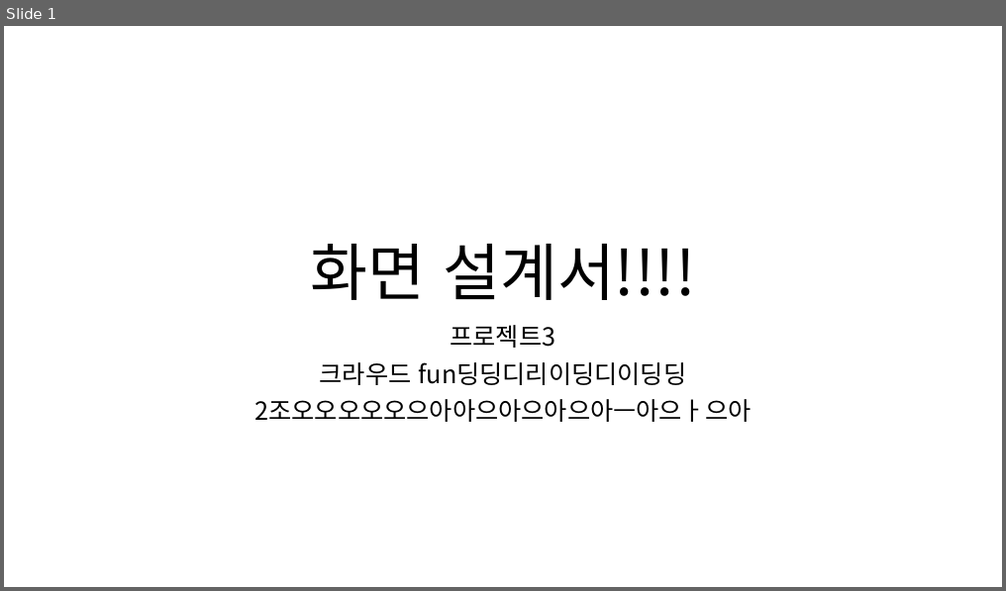
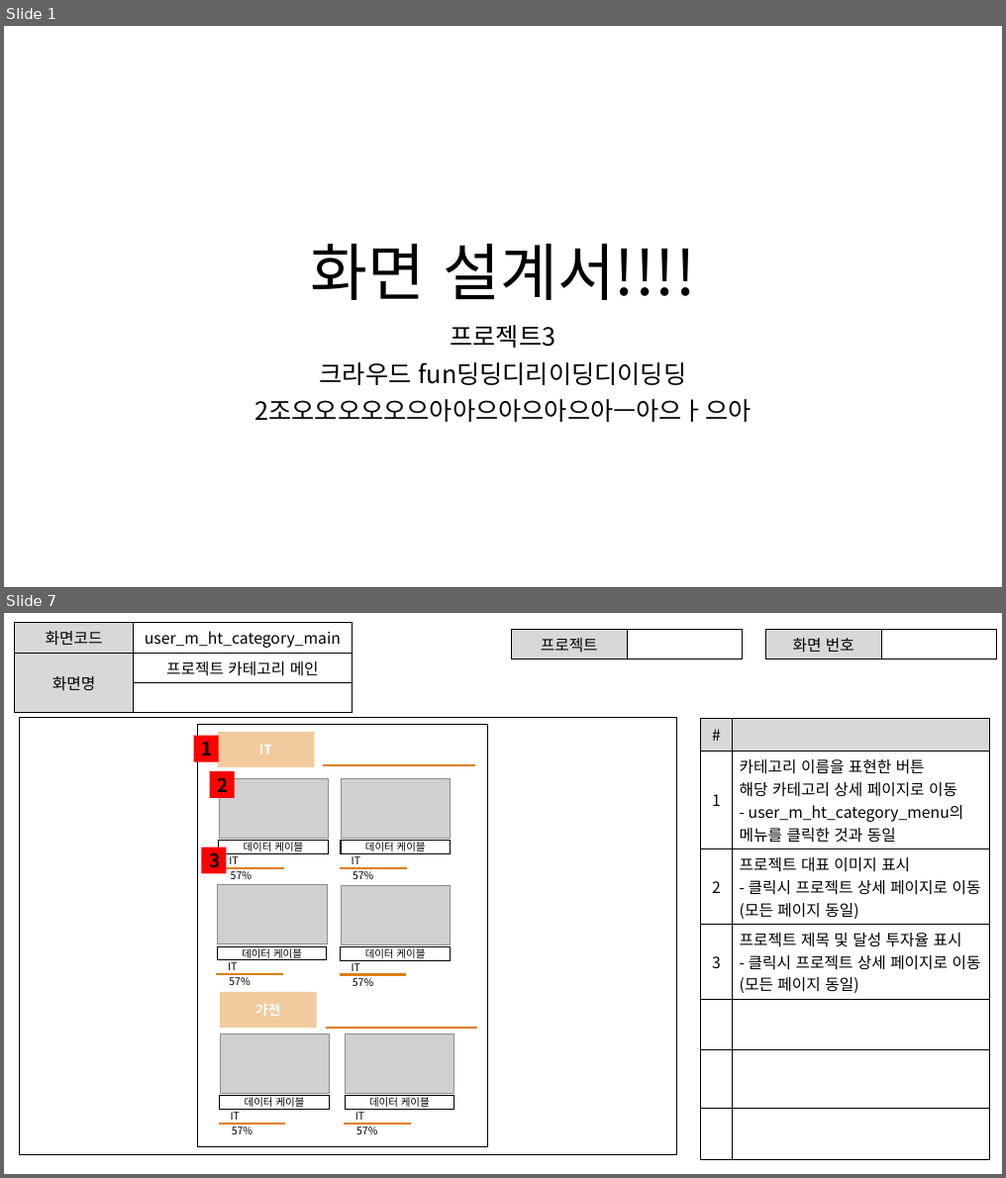
Before and after one commit to ezenteam2/EzenCrowdFunding, a slide deck: project03 화면설계서/0228 발표용 project03 - 화면 설계서 - 현태.pptx. Shown one above the other, each under a label of ours: slide 1 before the commit, slides 1 and 7 after it; the slides between them are not shown. The pictures are 1006x591 and 1006x1178 pixels, drawn with LibreOffice and Linux fonts; fonts in the diff are those of the drawing; grey boxes stand for pictures. Boxes give left, top, right and bottom in pixels: in the first picture for what was removed or moved away, otherwise in the second. Text is boxed around its words. In the diff, an @@ line names an element or a change of style, - is before the commit and + after.

```diff
--- a/project03 화면설계서/0228 발표용 project03 - 화면 설계서 - 현태.pptx
+++ b/project03 화면설계서/0228 발표용 project03 - 화면 설계서 - 현태.pptx
@@ slide 7 added at [4, 613, 1002, 1174], background #FFFFFF @@
@@ table added at [15, 623, 352, 701], 3 rows, 2 columns @@
+화면코드 | user_m_ht_category_main
+화면명 | 프로젝트 카테고리 메인
+ | 
@@ table added at [512, 630, 743, 656], 1 rows, 2 columns @@
+프로젝트 | 
@@ table added at [766, 630, 997, 657], 1 rows, 2 columns @@
+화면 번호 | 
@@ table added at [701, 719, 990, 1158], 7 rows, 2 columns @@
+# | 
+1 | 카테고리 이름을 표현한 버튼 / 해당 카테고리 상세 페이지로 이동 / - user_m_ht_category_menu의 메뉴를 클릭한 것과 동일
+2 | 프로젝트 대표 이미지 표시 / - 클릭시 프로젝트 상세 페이지로 이동 (모든 페이지 동일)
+3 | 프로젝트 제목 및 달성 투자율 표시 / - 클릭시 프로젝트 상세 페이지로 이동 (모든 페이지 동일)
+ | 
+ | 
+ | 
@@ group added at [20, 717, 677, 1155]: 20 rectangles, 8 lines, 6 pictures, 5 texts @@
+데이터 케이블
+IT
+57%
+데이터 케이블
+IT
+57%
+데이터 케이블
+IT
+57%
+데이터 케이블
+IT
+57%
+데이터 케이블
+IT
+57%
+데이터 케이블
+IT
+57%
+IT
+가전
+1
+2
+3
```
Also in this commit, not shown: 23 other slides added, 2 other files.
